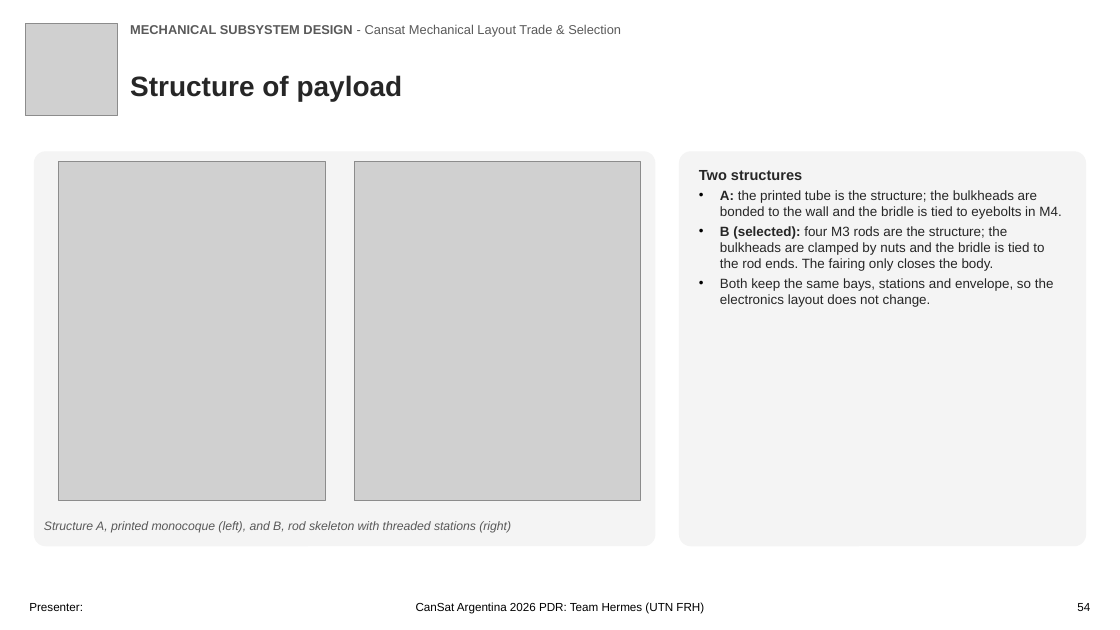
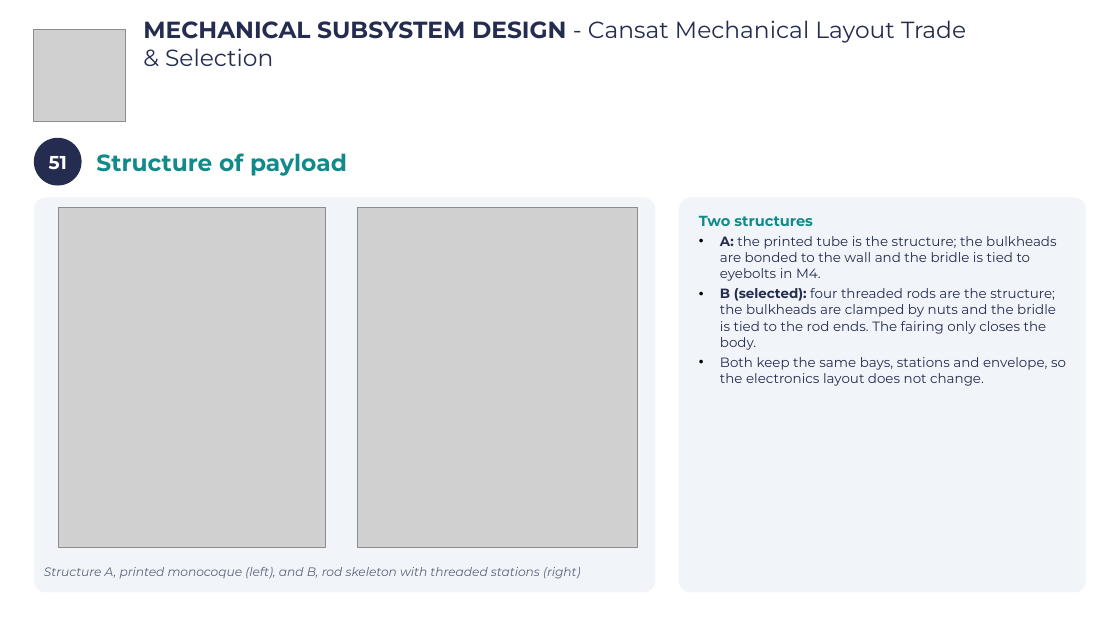
Before and after one commit to Caetano18/proyecto, a slide deck: slide 54 of cansat_pdr/laminas_plantilla/CanSat_PDR_Hermes_completo.pptx. Drawn at 1120x630 pixels with LibreOffice and Linux fonts; fonts in the diff are those of the drawing; grey boxes stand for pictures; background and template pictures are left out. Boxes give left, top, right and bottom in pixels: in the first picture for what was removed or moved away, otherwise in the second. Text is boxed around its words. In the diff, an @@ line names an element or a change of style, - is before the commit and + after.

```diff
--- a/cansat_pdr/laminas_plantilla/CanSat_PDR_Hermes_completo.pptx
+++ b/cansat_pdr/laminas_plantilla/CanSat_PDR_Hermes_completo.pptx
@@ picture: place and size @@
-picture at (25, 24, 118, 116)
+picture at (34, 29, 125, 121)
@@ text "MECHANICAL SUBSYSTEM DESIGN - Cansat ...": place and size @@
-text "MECHANICAL SUBSYSTEM DESIGN - Cansat ..." at (130, 24, 621, 37)
+text "MECHANICAL SUBSYSTEM DESIGN - Cansat ..." at (143, 20, 966, 66)
@@ text "MECHANICAL SUBSYSTEM DESIGN - Cansat ..." at (143, 20, 966, 66): size 11 to 20 pt, font Arial to Montserrat, text colour #595959 to #242C4F @@
@@ ellipse added at (34, 138, 82, 186), fill #242C4F, 16 pt, text #FFFFFF, bold @@
+51
@@ text "Structure of payload": place and size @@
-text "Structure of payload" at (130, 75, 403, 102)
+text "Structure of payload" at (96, 153, 347, 176)
@@ text "Structure of payload" at (96, 153, 347, 176): size 24 to 20 pt, font Arial to Montserrat, text colour #262626 to #138A8A @@
@@ 2 rounded rectangles, 1 text, 1 picture: place and size @@
-2 rounded rectangles, 1 text, 1 picture at (34, 151, 1086, 546)
+2 rounded rectangles, 1 text, 1 picture at (34, 197, 1086, 592)
@@ rounded rectangle at (34, 197, 655, 592): fill #F4F4F4 to #F1F4F9 @@
@@ picture: place and size @@
-picture at (355, 161, 641, 501)
+picture at (357, 208, 638, 547)
@@ rounded rectangle "Two structures" at (679, 197, 1086, 592): fill #F4F4F4 to #F1F4F9 @@
@@ text in rounded rectangle at (699, 215, 1066, 386): font Arial to Montserrat in "Two structures", "A: the printed tube is the structure; ...", "Both keep the same bays, stations and ..."; text colour #262626 to #138A8A in "Two structures"; text colour #262626 to #242C4F in "A: the printed tube is the structure; ...", "Both keep the same bays, stations and ..." @@
@@ text in rounded rectangle at (720, 288, 1056, 350): text changed; font Arial to Montserrat; text colour #262626 to #242C4F @@
-• B (selected): four M3 rods are the structure; the bulkheads are clamped by nuts and the bridle is tied to the rod ends. The fairing only closes the body.
+• B (selected): four threaded rods are the structure; the bulkheads are clamped by nuts and the bridle is tied to the rod ends. The fairing only closes the body.
@@ text "Structure A, printed monocoque (left), ..." at (44, 567, 581, 579): font Arial to Montserrat, text colour #595959 to #5B6478 @@
@@ text removed at (29, 603, 83, 611) @@
-Presenter:
@@ text removed at (416, 602, 704, 614) @@
-CanSat Argentina 2026 PDR: Team Hermes (UTN FRH)
@@ text removed at (1077, 603, 1090, 611) @@
-54
```
Also in this commit, not shown: 105 other slides changed, 18 other files.
